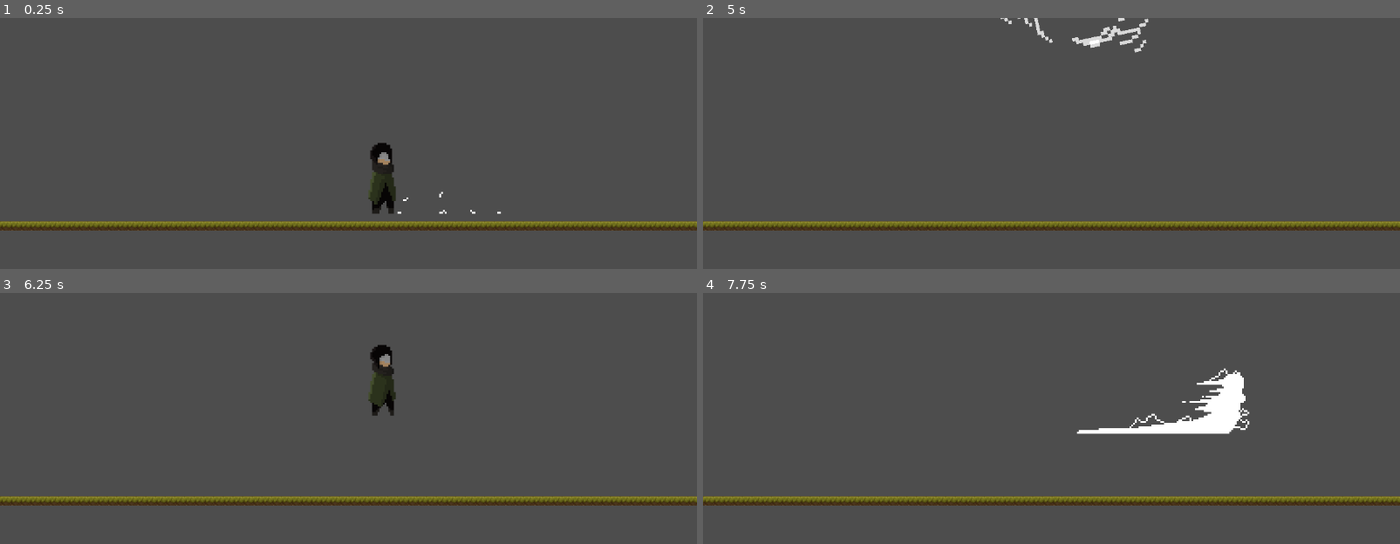
Above: before the commit, frames 1-4 (two rows, left to right).
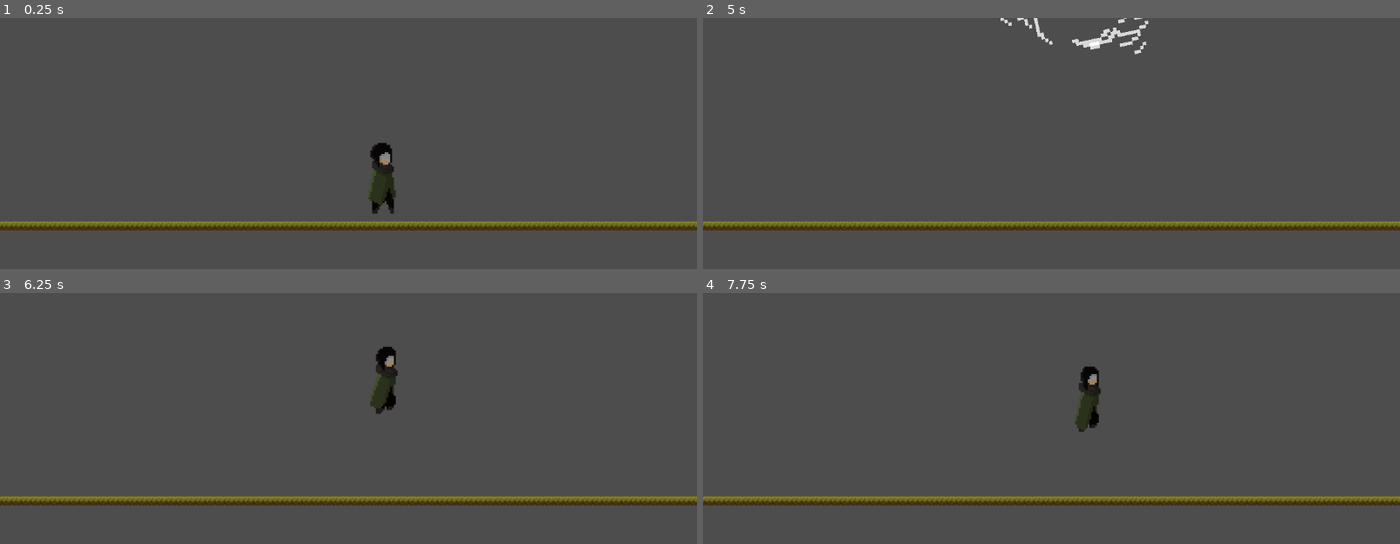
Above: after the commit, the same moments.

Repository: BionicReader/AsAboveAsBelow
Game: Godot game, scene res://main_lvl.tscn
Same seed, same stepped clock (60 frames per second), same inputs: the game is played once before the commit and once after it.
Inputs (mouse positions are in pixels of both pictures, inside the frame that each line leads up to):
- Up to frame 1 (0.25 s): no input
- Up to frame 2 (5 s): tap Enter (change) at 0.5, 2.75, 3.6, 4.25 s; move the mouse to (1204, 193) at 0.52 s; press the mouse at (1204, 193) at 0.53 s; tap W (jump) at 0.77, 1.07, 1.52, 1.55, 1.82, 2.1, 3.02, 3.32, 3.77, 3.8, 4.07, 4.52, 4.82 s; tap Shift (dash) at 0.8, 1.35, 3.05, 4.35 s; move the mouse to (912, 233) at 1.27 s; release the mouse at (912, 233) at 1.28 s; tap Space at 2, 3.5 s; move the mouse to (1121, 128) at 2.02 s; press the mouse at (1121, 128) at 2.03 s; move the mouse to (outside the picture) at 2.77 s; release the mouse at (outside the picture) at 2.78 s; click (outside the picture) at 2.85 s; move the mouse to (outside the picture) at 3.52 s; move the mouse to (842, 156) at 4.27 s; click (842, 156) at 4.55 s
- Up to frame 3 (6.25 s): move the mouse to (383, 488) at 5.02 s; hold Down (hitD) 5.03-5.78 s; tap Shift (dash) at 5.3 s; move the mouse to (243, 390) at 5.77 s; tap Left (hitL) at 5.85 s; tap W (jump) at 6.02, 6.05 s
- Up to frame 4 (7.75 s): tap W (jump) at 6.32, 6.77, 7.07, 7.52 s; move the mouse to (1204, 468) at 6.52 s; hold Right (hitR) 6.53-7.28 s; click (1204, 468) at 6.8 s; move the mouse to (912, 508) at 7.27 s; tap A (walkL) at 7.35 s; tap Shift (dash) at 7.55 s

The runs differ from the first frame. In frame 1, 0.2% of the frame differs, in the area x 53-72%, y 53-79%; in frame 2, 0.5%; in frame 3, 0.4%; in frame 4, 2.6%, in the area x 53-79%, y 29-57%.

Commit message:
player pretty much done

Diff:
--- a/Hero.gd
+++ b/Hero.gd
@@ -23,7 +23,6 @@
 @onready var change_anim = $Change
 @onready var death_anim = $PlayerDeath
 @onready var attack_anim = $PlayerAttack
-@onready var dash_anim = $PlayerDash
 @onready var ground_ray = $groundRay
 @onready var change_timer = $ChangeAwait
 
@@ -35,7 +34,6 @@
 	# Reset state flags at start of frame
 	is_moving = false
 	is_performing_action = false
-	is_jumping = false
 
 	# Handle gravity
 	if current_form != PlayerForm.BEAST and not ground_ray.is_colliding():
@@ -46,6 +44,7 @@
 
 	# Apply movement
 	if ground_ray.is_colliding():
+		is_jumping = false
 		handle_ground_movement(input_vector, delta)
 
 	# Handle actions
@@ -85,6 +84,7 @@
 
 	# Handle jumping
 	if Input.is_action_just_pressed("jump") and current_form != PlayerForm.BEAST:
+		is_jumping = true
 		perform_jump()
 
 func update_movement_animation(direction: float):
@@ -96,12 +96,11 @@
 		player_beast.scale.x = 0.7 * sign(direction)
 
 func perform_jump():
-	print("Jump")
 	is_jumping = true
 	if ground_ray.is_colliding():
+		print("Jump")
 		player_normal.play("Jump")
 		velocity.y = -JUMP_FORCE
-		is_jumping = true
 
 func handle_actions():
 	# Form change
@@ -136,34 +135,41 @@
 		is_performing_action = true
 
 func handle_normal_actions():
-	if Input.is_action_just_pressed("dash"):
-		handle_dash()
-	elif Input.is_action_pressed("attack"):
+	if Input.is_action_just_pressed("attack"):
+		# Stop if already performing an action
+		if is_performing_action:
+			return
+
+		attack_anim.visible = true
+		player_normal.visible = false
+		print("attack")
 		attack_anim.play("Attack")
+
+		# Flip based on the last direction of the normal player
+		attack_anim.scale.x = -player_normal.scale.x
+
+		# Adjust position based on facing direction
+		if player_normal.scale.x > 0:  # Facing right
+			attack_anim.position.x = 38
+		else:  # Facing left
+			attack_anim.position.x = -38
+
 		is_performing_action = true
 
-func handle_dash():
-	# Stop if already dashing
-	if is_performing_action:
-		return
-
-	dash_anim.visible = true
-	player_normal.visible = false
-	print("dash")
-	dash_anim.play("Dash")
-	is_performing_action = true
-
-	# Create a timer to handle dash duration and reset
-	var dash_timer = get_tree().create_timer(0.5)  # Adjust duration as needed
-	dash_timer.timeout.connect(func():
-		dash_anim.visible = false
-		player_normal.visible = true
-		is_performing_action = false
-	)
+		# Create a timer to handle attack duration and reset
+		var attack_timer = get_tree().create_timer(0.5)  # Adjust duration as needed
+		attack_timer.timeout.connect(func():
+			attack_anim.visible = false
+			player_normal.visible = true
+			is_performing_action = false
+			# Reset position after attack
+			attack_anim.position.x = 0
+		)
 
 func update_animation_state():
 	# Only go to idle if no actions, no movement, and no jumping
 	if not is_performing_action and not is_moving and not is_jumping:
+		print(is_jumping)
 		if current_form != PlayerForm.BEAST:
 			player_normal.play("Idle")
 		else:
--- a/Hero.tscn
+++ b/Hero.tscn
@@ -1,9 +1,8 @@
-[gd_scene load_steps=141 format=3 uid="uid://b57djdy70u8fx"]
+[gd_scene load_steps=121 format=3 uid="uid://b57djdy70u8fx"]
 
 [ext_resource type="Script" path="res://Hero.gd" id="1_5stw2"]
 [ext_resource type="Texture2D" uid="uid://dlhxkdrl1vs3" path="res://Art/Assets/SHADOW Series - The Blind Huntress/Sprite Sheet/5. Attack 131 x 56.png" id="2_6vvtr"]
 [ext_resource type="Texture2D" uid="uid://bvrsxmxx4m34p" path="res://Art/Assets/SHADOW Series - The Shadowed Wetlands Boss/Sprite Sheet/Attack 1.png" id="3_28fm0"]
-[ext_resource type="Texture2D" uid="uid://fvy2i2vxeuo0" path="res://Art/Assets/SHADOW Series - The Blind Huntress/Sprite Sheet/6. Dash 112 x 56.png" id="4_qqtkj"]
 [ext_resource type="Texture2D" uid="uid://edggm5fryrvg" path="res://Art/Assets/SHADOW Series - The Blind Huntress/Sprite Sheet/8. Death 76 x 48.png" id="5_wkiyk"]
 [ext_resource type="Texture2D" uid="uid://c23sn1i7jkvhy" path="res://Art/Assets/SHADOW Series - The Blind Huntress/Sprite Sheet/7. Hit 48 x 48.png" id="6_ianvm"]
 [ext_resource type="Texture2D" uid="uid://lycski1uuxm8" path="res://Art/Assets/SHADOW Series - The Blind Huntress/Sprite Sheet/1. Idle 48 x 48.png" id="7_vd6wv"]
@@ -13,9 +12,8 @@
 [ext_resource type="Texture2D" uid="uid://ck660xdnuy1f2" path="res://Art/Assets/SHADOW Series - The Blind Huntress/Sprite Sheet/2. Run 48 x 48.png" id="10_ywvas"]
 [ext_resource type="Texture2D" uid="uid://dif6kif3n0452" path="res://Art/Assets/SHADOW Series - The Shadowed Wetlands Boss/Sprite Sheet/walk.png" id="11_sdv27"]
 
-[sub_resource type="CapsuleShape2D" id="CapsuleShape2D_b6xir"]
-radius = 8.0
-height = 40.0
+[sub_resource type="RectangleShape2D" id="RectangleShape2D_66fva"]
+size = Vector2(15, 39)
 
 [sub_resource type="AtlasTexture" id="AtlasTexture_n6y7c"]
 atlas = ExtResource("6_ianvm")
@@ -716,29 +714,13 @@
 "speed": 5.0
 }]
 
-[sub_resource type="AtlasTexture" id="AtlasTexture_g2f7i"]
+[sub_resource type="AtlasTexture" id="AtlasTexture_1k4ln"]
 atlas = ExtResource("2_6vvtr")
-region = Rect2(0, 0, 131, 56)
-
-[sub_resource type="AtlasTexture" id="AtlasTexture_nt48d"]
+region = Rect2(1441, 0, 131, 56)
+
+[sub_resource type="AtlasTexture" id="AtlasTexture_qxoc6"]
 atlas = ExtResource("2_6vvtr")
-region = Rect2(131, 0, 131, 56)
-
-[sub_resource type="AtlasTexture" id="AtlasTexture_ig6jo"]
-atlas = ExtResource("2_6vvtr")
-region = Rect2(262, 0, 131, 56)
-
-[sub_resource type="AtlasTexture" id="AtlasTexture_mytor"]
-atlas = ExtResource("2_6vvtr")
-region = Rect2(393, 0, 131, 56)
-
-[sub_resource type="AtlasTexture" id="AtlasTexture_xil25"]
-atlas = ExtResource("2_6vvtr")
-region = Rect2(524, 0, 131, 56)
-
-[sub_resource type="AtlasTexture" id="AtlasTexture_0qiyh"]
-atlas = ExtResource("2_6vvtr")
-region = Rect2(655, 0, 131, 56)
+region = Rect2(1441, 0, 131, 56)
 
 [sub_resource type="AtlasTexture" id="AtlasTexture_y06pd"]
 atlas = ExtResource("2_6vvtr")
@@ -760,42 +742,14 @@
 atlas = ExtResource("2_6vvtr")
 region = Rect2(1310, 0, 131, 56)
 
-[sub_resource type="AtlasTexture" id="AtlasTexture_1k4ln"]
-atlas = ExtResource("2_6vvtr")
-region = Rect2(1441, 0, 131, 56)
-
-[sub_resource type="AtlasTexture" id="AtlasTexture_i2bv1"]
-atlas = ExtResource("2_6vvtr")
-region = Rect2(1572, 0, 131, 56)
-
-[sub_resource type="AtlasTexture" id="AtlasTexture_ng5af"]
-atlas = ExtResource("2_6vvtr")
-region = Rect2(1703, 0, 131, 56)
-
-[sub_resource type="AtlasTexture" id="AtlasTexture_aeaj5"]
-atlas = ExtResource("2_6vvtr")
-region = Rect2(1834, 0, 131, 56)
-
 [sub_resource type="SpriteFrames" id="SpriteFrames_fr8dp"]
 animations = [{
 "frames": [{
 "duration": 1.0,
-"texture": SubResource("AtlasTexture_g2f7i")
-}, {
-"duration": 1.0,
-"texture": SubResource("AtlasTexture_nt48d")
-}, {
-"duration": 1.0,
-"texture": SubResource("AtlasTexture_ig6jo")
-}, {
-"duration": 1.0,
-"texture": SubResource("AtlasTexture_mytor")
-}, {
-"duration": 1.0,
-"texture": SubResource("AtlasTexture_xil25")
-}, {
-"duration": 1.0,
-"texture": SubResource("AtlasTexture_0qiyh")
+"texture": SubResource("AtlasTexture_1k4ln")
+}, {
+"duration": 1.0,
+"texture": SubResource("AtlasTexture_qxoc6")
 }, {
 "duration": 1.0,
 "texture": SubResource("AtlasTexture_y06pd")
@@ -811,99 +765,9 @@
 }, {
 "duration": 1.0,
 "texture": SubResource("AtlasTexture_to7mo")
-}, {
-"duration": 1.0,
-"texture": SubResource("AtlasTexture_1k4ln")
-}, {
-"duration": 1.0,
-"texture": SubResource("AtlasTexture_i2bv1")
-}, {
-"duration": 1.0,
-"texture": SubResource("AtlasTexture_ng5af")
-}, {
-"duration": 1.0,
-"texture": SubResource("AtlasTexture_aeaj5")
 }],
 "loop": false,
 "name": &"Attack",
-"speed": 10.0
-}]
-
-[sub_resource type="AtlasTexture" id="AtlasTexture_mtixv"]
-atlas = ExtResource("4_qqtkj")
-region = Rect2(0, 0, 112, 56)
-
-[sub_resource type="AtlasTexture" id="AtlasTexture_xwf8w"]
-atlas = ExtResource("4_qqtkj")
-region = Rect2(112, 0, 112, 56)
-
-[sub_resource type="AtlasTexture" id="AtlasTexture_h505o"]
-atlas = ExtResource("4_qqtkj")
-region = Rect2(224, 0, 112, 56)
-
-[sub_resource type="AtlasTexture" id="AtlasTexture_bkqrl"]
-atlas = ExtResource("4_qqtkj")
-region = Rect2(336, 0, 112, 56)
-
-[sub_resource type="AtlasTexture" id="AtlasTexture_sdiel"]
-atlas = ExtResource("4_qqtkj")
-region = Rect2(448, 0, 112, 56)
-
-[sub_resource type="AtlasTexture" id="AtlasTexture_sxdau"]
-atlas = ExtResource("4_qqtkj")
-region = Rect2(560, 0, 112, 56)
-
-[sub_resource type="AtlasTexture" id="AtlasTexture_v72k0"]
-atlas = ExtResource("4_qqtkj")
-region = Rect2(672, 0, 112, 56)
-
-[sub_resource type="AtlasTexture" id="AtlasTexture_6pf4y"]
-atlas = ExtResource("4_qqtkj")
-region = Rect2(784, 0, 112, 56)
-
-[sub_resource type="AtlasTexture" id="AtlasTexture_6155d"]
-atlas = ExtResource("4_qqtkj")
-region = Rect2(896, 0, 112, 56)
-
-[sub_resource type="AtlasTexture" id="AtlasTexture_76u8y"]
-atlas = ExtResource("4_qqtkj")
-region = Rect2(1008, 0, 112, 56)
-
-[sub_resource type="SpriteFrames" id="SpriteFrames_8mnfm"]
-animations = [{
-"frames": [{
-"duration": 1.0,
-"texture": SubResource("AtlasTexture_mtixv")
-}, {
-"duration": 1.0,
-"texture": SubResource("AtlasTexture_xwf8w")
-}, {
-"duration": 1.0,
-"texture": SubResource("AtlasTexture_h505o")
-}, {
-"duration": 1.0,
-"texture": SubResource("AtlasTexture_bkqrl")
-}, {
-"duration": 1.0,
-"texture": SubResource("AtlasTexture_sdiel")
-}, {
-"duration": 1.0,
-"texture": SubResource("AtlasTexture_sxdau")
-}, {
-"duration": 1.0,
-"texture": SubResource("AtlasTexture_v72k0")
-}, {
-"duration": 1.0,
-"texture": SubResource("AtlasTexture_6pf4y")
-}, {
-"duration": 1.0,
-"texture": SubResource("AtlasTexture_6155d")
-}, {
-"duration": 1.0,
-"texture": SubResource("AtlasTexture_76u8y")
-}],
-"loop": false,
-"name": &"Dash",
 "speed": 10.0
 }]
 
@@ -1019,7 +883,8 @@
 script = ExtResource("1_5stw2")
 
 [node name="CollisionShape2D" type="CollisionShape2D" parent="."]
-shape = SubResource("CapsuleShape2D_b6xir")
+position = Vector2(0.5, -0.5)
+shape = SubResource("RectangleShape2D_66fva")
 
 [node name="PlayerNorm" type="AnimatedSprite2D" parent="."]
 sprite_frames = SubResource("SpriteFrames_rvfph")
@@ -1053,17 +918,10 @@
 
 [node name="PlayerAttack" type="AnimatedSprite2D" parent="."]
 visible = false
-position = Vector2(49, -6)
+position = Vector2(-32, -6)
 sprite_frames = SubResource("SpriteFrames_fr8dp")
 animation = &"Attack"
-frame = 14
-frame_progress = 1.0
-
-[node name="PlayerDash" type="AnimatedSprite2D" parent="."]
-position = Vector2(40, -6)
-sprite_frames = SubResource("SpriteFrames_8mnfm")
-animation = &"Dash"
-frame = 9
+frame = 6
 frame_progress = 1.0
 
 [node name="MoveArea" type="AnimationPlayer" parent="."]
